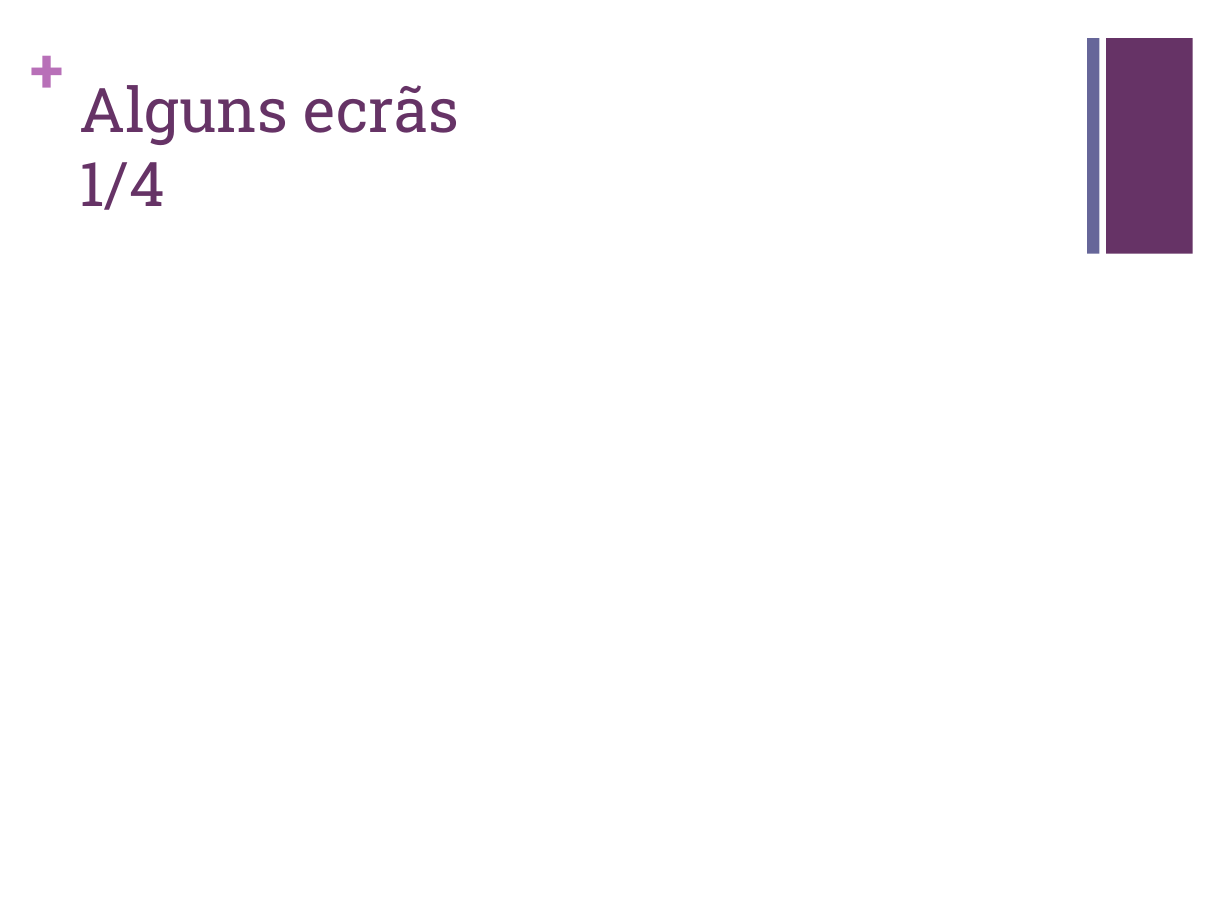
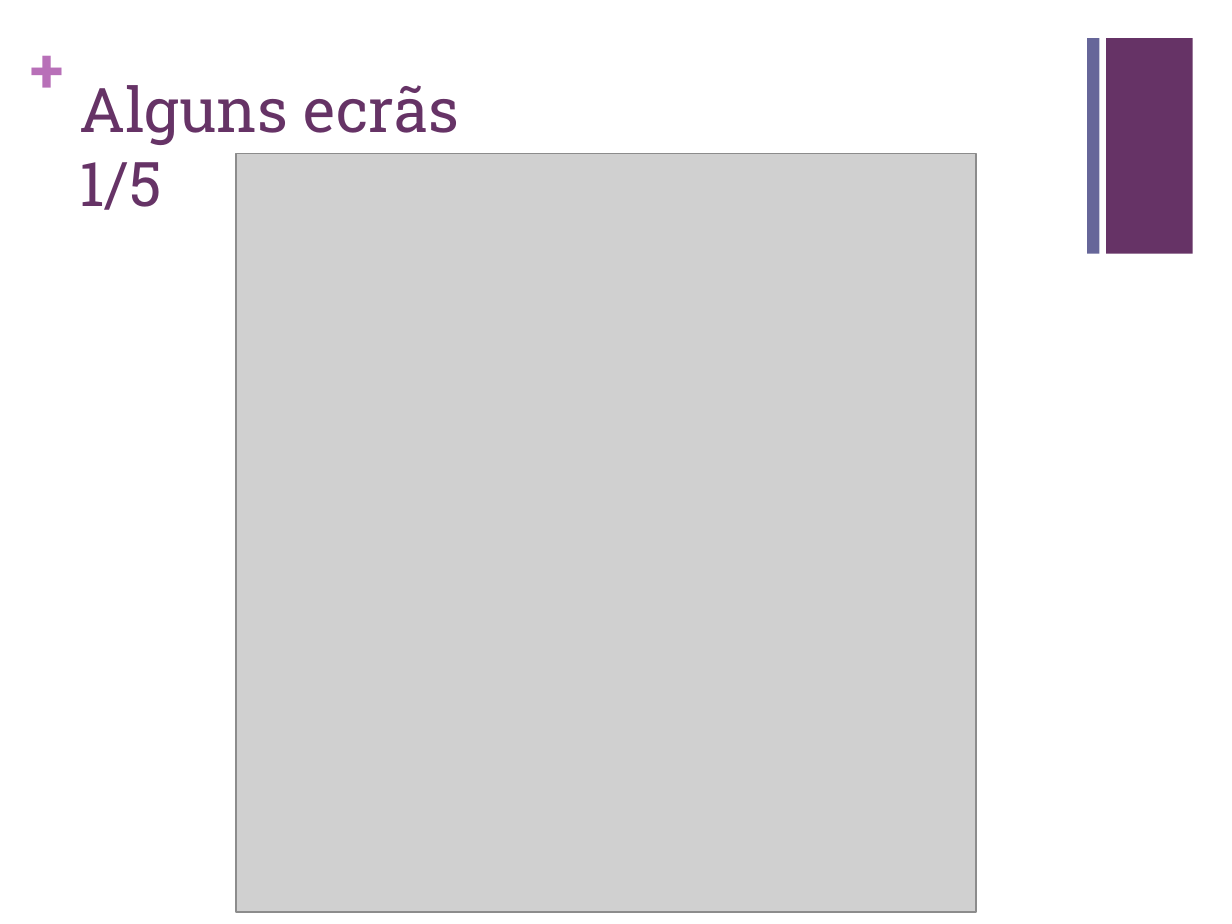
Before and after one commit to carboned4/C_C_U-2015-10, a slide deck: slide 10 of Aula 06/G10 - Apresentacao - Lab05.pptx. Drawn at 1232x924 pixels with LibreOffice and Linux fonts; fonts in the diff are those of the drawing; grey boxes stand for pictures. Boxes give left, top, right and bottom in pixels: in the first picture for what was removed or moved away, otherwise in the second. Text is boxed around its words. In the diff, an @@ line names an element or a change of style, - is before the commit and + after.

```diff
--- a/Aula 06/G10 - Apresentacao - Lab05.pptx
+++ b/Aula 06/G10 - Apresentacao - Lab05.pptx
@@ title at (79,85,459,210): text changed @@
-Alguns ecrãs 1/4
+Alguns ecrãs 1/5
@@ picture added at (235,154,976,913) @@
```
Also in this commit, not shown: 3 other slides changed, 1 slide added.
